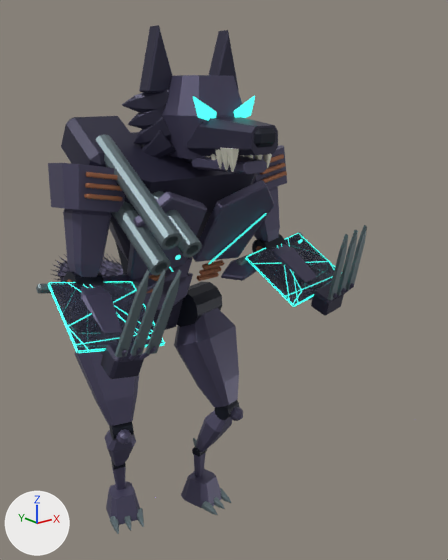
The glTF model public/assets/models/combat/m05.glb, before and after one commit.
Both versions are drawn from a camera (50 mm lens) standing at (-3.51, -5.77, 4.98) and looking at (0.41, -0.88, 3.02). The lights are fixed; the arrows at lower left show +X, +Y and +Z. The picture after the commit comes second. Where no turn or scale is listed for an object, it has been applied to the vertices. Vertices at exactly the same position are counted once.

In view in the first picture: 'Export_chest_armor', 'Export_chest_shade', 'Export_gun_recoil_shade', 'Export_gun_recoil_steel', 'Export_head_armor', 'Export_head_shade', 'Export_heavy_muzzle_glow', 'Export_hip_l_armor', 'Export_hip_r_armor', 'Export_hips_armor', 'Export_light_muzzle_glow', 'Export_shoulder_r_armor', 'Export_wrist_l_steel', 'Export_wrist_r_steel' and 74 more.
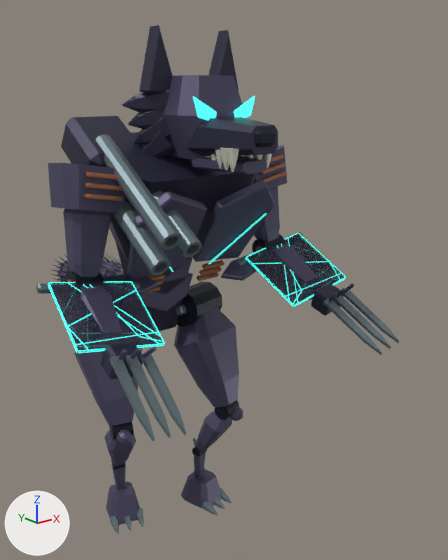
The change in detail:
me_export_hip_l_steel is used by ob_export_hip_l_steel; location (0.5, -0.22, 2.55).
me_export_hip_l_steel had 24 vertices, 44 faces and spanned x -0.092..0.191, y -0.554..0.083, z -1.212..0.026.
me_export_hip_l_steel now has 72 vertices, 132 faces and spans x -0.312..0.195, y -0.554..0.15, z -1.212..0.1.
me_export_hip_l_steel part 1: a new loose piece of 24 vertices spanning x -0.312..0.013, y -0.143..0.054, z -0.06..0.071, in mat_steel (grey #718186).
Other edits to the shape of me_export_hip_l_steel do not show in these pictures.
me_export_elbow_l_steel is used by ob_export_elbow_l_steel; location (1.14, -0.77, 3.23).
me_export_elbow_l_steel had 24 vertices, 44 faces and spanned x -0.05..0.14, y -0.749..0.017, z -0.461..0.039.
me_export_elbow_l_steel now has 54 vertices, 92 faces and spans x -0.107..0.312, y -1.619..0.017, z -0.761..0.039.
Part 2, on me_export_elbow_l_steel:
16 vertices are added at x -0.107..0.307, y -1.619..-0.923, z -0.732..-0.286.
9 new vertices lie (0.005, 0.018, -0.03) away from vertices in x -0.107..0.307, y -1.616..-0.943, z -0.707..-0.302.
5 new vertices lie (0.005, 0.018, -0.029) away from vertices in x -0.034..0.17, y -1.619..-1.453, z -0.732..-0.612.
48 new faces join them.
me_export_elbow_r_steel is used by ob_export_elbow_r_steel; location (-1.14, -0.77, 3.23).
me_export_elbow_r_steel had 24 vertices, 44 faces and spanned x -0.14..0.05, y -0.749..0.017, z -0.462..0.039.
me_export_elbow_r_steel now has 54 vertices, 92 faces and spans x -0.314..0.107, y -1.619..0.017, z -0.762..0.039.
Part 3, on me_export_elbow_r_steel:
21 vertices are added at x -0.314..0.102, y -1.601..-0.923, z -0.762..-0.287.
9 new vertices lie (0.005, -0.018, 0.03) away from vertices in x -0.3..0.102, y -1.601..-0.926, z -0.762..-0.341.
48 new faces join them.
Object 'Export_light_muzzle_glow' (ob_export_light_muzzle_glow) is deleted.
Object 'Export_heavy_muzzle_glow' (ob_export_heavy_muzzle_glow) is deleted.
Object 'Export_wrist_l_steel' (ob_export_wrist_l_steel) is deleted.
Object 'Export_wrist_r_steel' (ob_export_wrist_r_steel) is deleted.

Pixel boxes (x1, y1, x2, y2) of what changed, in the pictures (448 x 560 px):
'Export_elbow_r_steel', reshaped (not visible before): after (110, 354, 186, 441)
'Export_wrist_r_steel', deleted: before (114, 269, 181, 357)
'Export_elbow_l_steel', reshaped (not visible before): after (323, 290, 399, 355)
'Export_wrist_l_steel', deleted: before (327, 225, 367, 300)
'Export_hip_l_steel', reshaped (not visible before): after (176, 305, 186, 315)
'Export_light_muzzle_glow', deleted: before (175, 255, 181, 260)
'Export_heavy_muzzle_glow', deleted: before (298, 239, 303, 244)
